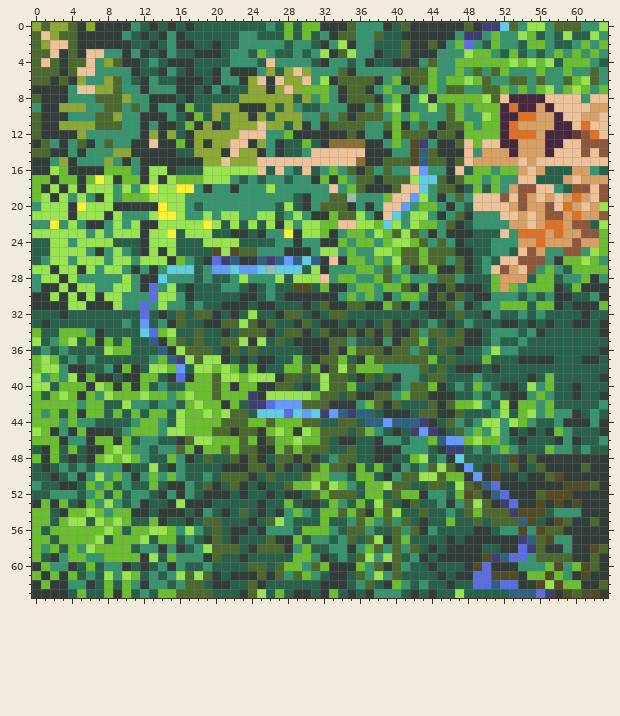
Two versions of one pixel-art file, sprite_wip/Sprite-0003_forest.aseprite. Above is the file before it was changed.
64x64 pixels, 1 frame.
And afterwards:
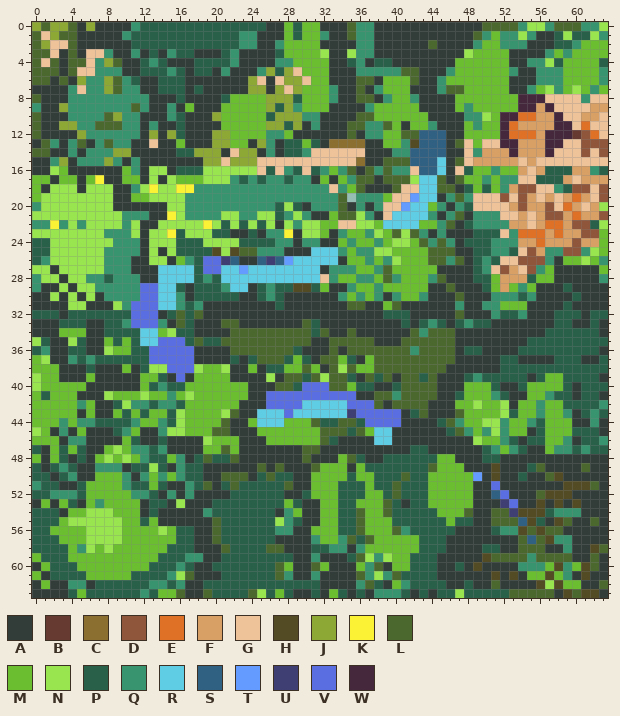
Palette (. is transparent): A #323c39  B #663931  C #8a6f30  D #8f563b  E #df7126  F #d9a066  G #eec39a  H #524b24  J #8da834  K #fbf236  L #4b692f  M #6abe30  N #99e550  P #29604a  Q #37946e  R #5fcde4  S #306082  T #639bff  U #3f3f74  V #5b6ee1  W #45283c
The exact change:
Changed rows in their new state; - is an unchanged pixel.
Layer "Layer 1":
first column x 0:
 0 -------------P-P-P--------AA----------A-AA------A-LLL-----------
 1 ------------P-PPP--------AAA---M--A---AAA------AAL-----QAA------
 2 -------------P-PPP--P----AA-MMMM-AA---AAAA----AAA-M---QAAA----M-
 3 ---------A-------------AAAA-MMMM--A----AAA---AAA---MMAAAA----M-M
 4 -----------------------AAAA--MMMMAA--------AAAA------AAQQ-----M-
 5 ----------A---P---------------MMMAA--------AAA--MMMM--AAQ---MMM-
 6 -------------A--P--A-AA--------MM-AA---M-M-AA---M-MMMAAAQ--M-MM-
 7 ------QQ-----APPP---A-AA-----------A----MM-AA---MMMM-AA---------
 8 -------QQQQ-------AAA-MMMM----MM---A-----M-A-AA---MMMM----------
 9 ----QQ--QQ----A---AAAMMMMM----MMMAA---M-MMMAAAA-----MM----------
10 -------Q----------AA-MMMMM------AAA---MM-M-MAAAA----------------
11 -----QQ----------A-A-MMMMM-------AA-------MM--AA----------------
12 ------------------AA--MMMM-------------M---SSSA-----------------
13 ------------------A---MM---------------M---SSS------------------
14 ------------------------------------------S-SS------------------
15 ------------------------------------------S-SR------------------
16 --------AA---------------------------------SSR------------------
17 --------A-------------------------------------------------------
18 ---N-----AA--------Q--Q---Q-----------------R-------------------
19 --N-N-NN-AA------------------QQ--Q---------RR-------------------
20 ----NN--------A---Q-------------QQ--------RR--------------------
21 ----N---N----AA----Q---------------------RRR--------------------
22 ------NNN-------------------------------RRR---------------------
23 ------N--QQ-----------------------------------------------------
24 ----N----QQQ----------------------------------------------------
25 ------NN-Q-Q-------------------RRR-------MM---------------------
26 ----N----QQAA------V---------R-RRR-------MM---------------------
27 -----N-NQQ--A-R----VVR--R-R---RR---------MMM---A----------AAAAA-
28 -----N--P-Q----RRR---RRRRRRRRRRR----------MM--AAA---------AAAA--
29 ---------QQ-V-RR------RR-----------------MM-------------AA--A---
30 --------QQ--V-RR-----------------------------A--A-------AA---AA-
31 -----------V-VRR---AA---A---AA-AA---------A---A--A-----AAA-----A
32 -----------V-V-----A-A-AAAA-AAA-AAAAAAA---AA--A-AA-----AAA------
33 A-A---AA---VVV----A----AA-AAA-----A-A-AA-----------A--A-A-------
34 AAA---A------R----AAA-L---LL--L------A-A------LA--AAAAAA--------
35 --AA--A-----RRVVV------LLLL-LLL----LLL-A---LL--A--AAAAA---------
36 --AA--AA-----VVVVVAAA--L-LLLL------L---L----L-L---AAAA----------
37 --AA---------VVVVVAAA----LLL----------------LL-AAAAA------------
38 -MMA---AA------VVV-M--AA--------------LLLLL-L-A---A-------------
39 -M-AA----A----------MMAAAA---------------LL--AAA----------M-----
40 -MM----AA-A---------M-M-A-----VVV--------L--L-AAM-M----MM-M-----
41 ---M--AA------------M---A-VVVVVVVVVV-----L--L---MMM----M--------
42 -------AA---------M--M-AAA-VVVRRRRRVVV---LLLA-A---MM------M-----
43 -M-M---AA----------M---AA-----R-RRR-VVVVV---A---MMMM---M--M-----
44 ----------------------AA-RRR--M------VVVVAAA----MM---M---MMM----
45 ------------AA---------AAM-M-MM-------RR-AAAA--------MM--M-M----
46 -------AA---AA-A-AA----AA-M--M------AARRAAAAAAAAA--------MM-----
47 ---------------AAA-----AA--AAA--AAAAAA---APPA-AAAA-----AA-------
48 ------------------------A-AAA---AAM--A-P--PP-MMAAA--AA-A--------
49 -----AA------------AA---A----A---MM---P-PP-P-MMMAA--AA----------
50 ------AMM----------AA--------AA--MM----PP-PPMM--M---------------
51 -------M-M-------------P-P---AAMMMPP--PP-P--MMMMMAA-------------
52 ------M-M-M-------A----P--P----M-MPP-----PPPMMM-MA--------------
53 --------MMMM-------------P------M-P--MM---P-MMMMMAA-------------
54 PP-----NN--M-----A---P-P-P----AA--PP-M--P--P-MMM-AA-------------
55 PP----N-N--M---AA-AA----P-P---AA-M-P--MMPP-P-----AA-------------
56 P-----NN-NM--M--PPAA--PP-PP--AA--M-P-MMM--PPP--AA------L--------
57 PP----N-NN--MM---PA---P---P--AA-MM----MMM-M----A------L---------
58 PPP-----N--MMMMPP-AAA-P-PP---AA-------MMMMM-P---------LL--------
59 --PP--MM----MM-PP---A--P-----AA--AA-----MMPP-------LLLL---------
60 --PPPM-MMMMMM-PP--AA----PP---AA---------MM--PAA---A-------------
61 --PPP-MMMMMP-P----AA--PPPPP--AA-A--A----------A--AA-A-----------
62 --------P-PPP----AA-PP--PP---------A-------P---A-AALAA----------
63 --------PPP------AA----P-----------------------------LLLLL------
